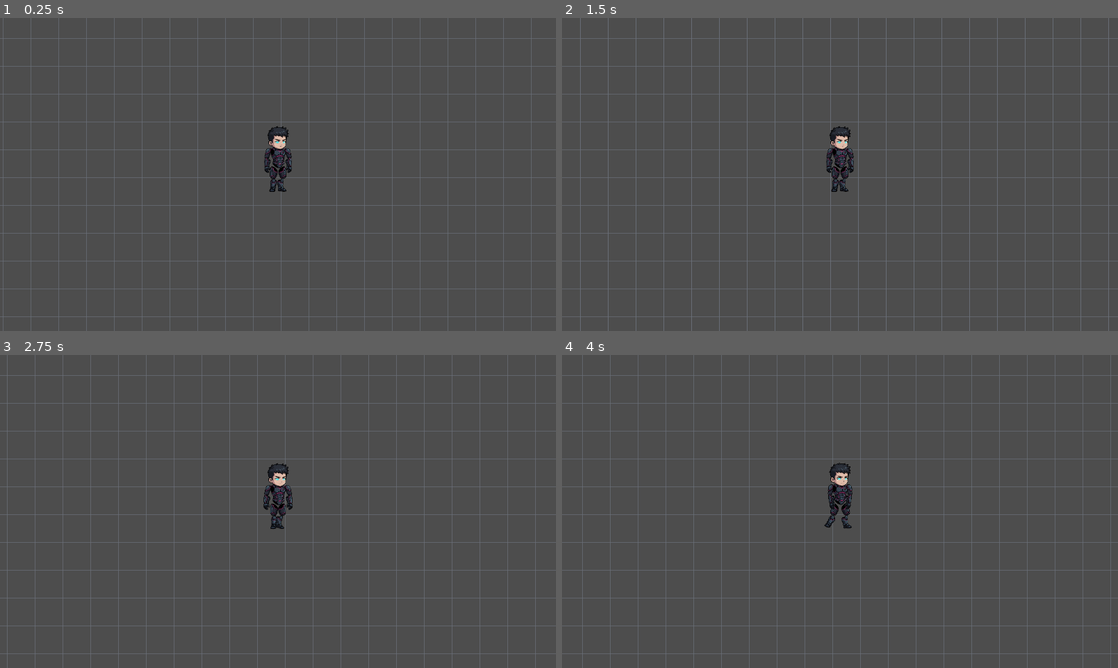
Above: before the commit, frames 1-4 (two rows, left to right).
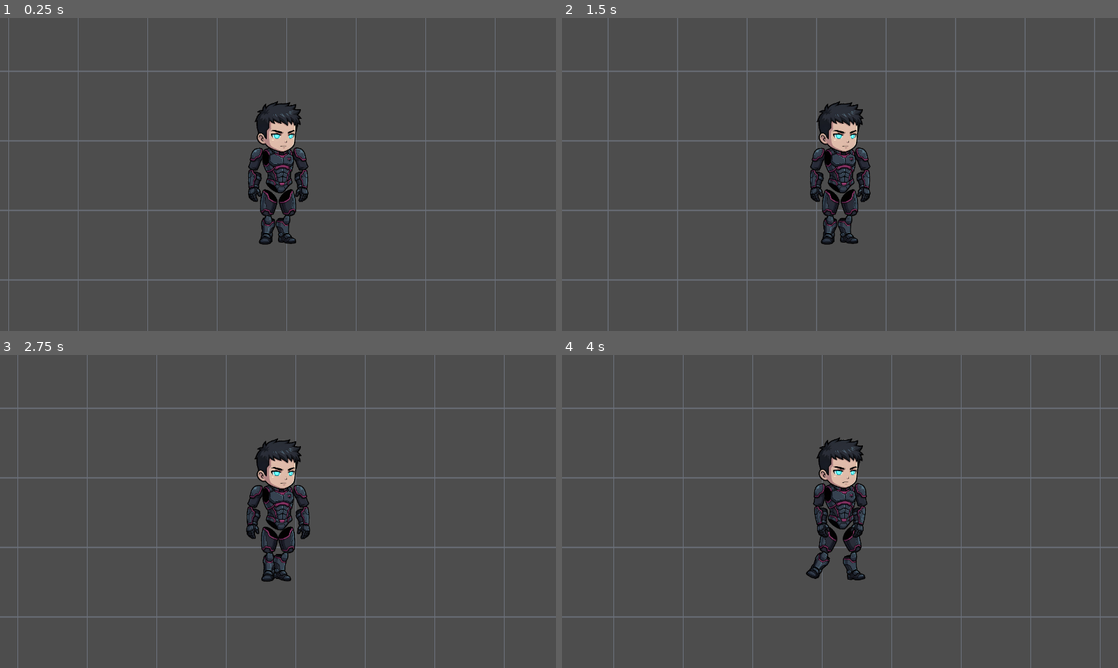
Above: after the commit, the same moments.

Repository: Poolchaos/vesper-reach-godot
Game: Godot game, scene res://scenes/test_scene.tscn
Same seed, same stepped clock (60 frames per second), same inputs: the game is played once before the commit and once after it.
Inputs (mouse positions are in pixels of both pictures, inside the frame that each line leads up to):
- Up to frame 1 (0.25 s): no input
- Up to frame 2 (1.5 s): tap Enter at 0.5 s; move the mouse to (962, 158) at 0.52 s; hold D (move_right) 0.53-1.25 s; hold Shift 0.53-1.25 s; click (962, 158) at 0.67 s; drag from (728, 190) to (812, 237) at 1.27 s
- Up to frame 3 (2.75 s): move the mouse to (333, 442) at 2.02 s; hold D (move_right) from 2.03 s (still down); tap Ctrl at 2.1 s
- Up to frame 4 (4 s): release D (move_right) at 2.75 s; drag from (812, 574) to (673, 464) at 2.77 s; move the mouse to (1006, 558) at 3.52 s; hold A (move_left) from 3.53 s (still down); tap Alt at 3.6 s

The runs differ from the first frame. In frame 1, 9.2% of the frame differs, in the area x 0-100%, y 0-100%; in frame 2, 8.3%; in frame 3, 9.2%; in frame 4, 9.1%.

Commit message:
fix(m2): correct joint alignment, zoom camera for tuning
- Recomputed every joint as part-center-minus-offset from the assembly preview
  that read correctly; fixes the ~10px gaps at shoulders/knees.
- Camera zoomed 2.5x (temporary) so alignment + limb bends are visible to tune.

Diff:
--- a/game/scenes/character_rig.tscn
+++ b/game/scenes/character_rig.tscn
@@ -49,7 +49,7 @@
 "times": PackedFloat32Array(0, 1.2, 2.4),
 "transitions": PackedFloat32Array(1, 1, 1),
 "update": 0,
-"values": [Vector2(-145, -631), Vector2(-145, -651), Vector2(-145, -631)]
+"values": [Vector2(-145, -641), Vector2(-145, -661), Vector2(-145, -641)]
 }
 tracks/3/type = "value"
 tracks/3/imported = false
@@ -61,7 +61,7 @@
 "times": PackedFloat32Array(0, 1.2, 2.4),
 "transitions": PackedFloat32Array(1, 1, 1),
 "update": 0,
-"values": [Vector2(145, -631), Vector2(145, -651), Vector2(145, -631)]
+"values": [Vector2(146, -641), Vector2(146, -661), Vector2(146, -641)]
 }
 tracks/4/type = "value"
 tracks/4/imported = false
@@ -197,7 +197,7 @@
 "times": PackedFloat32Array(0, 0.15, 0.3, 0.45, 0.6),
 "transitions": PackedFloat32Array(1, 1, 1, 1, 1),
 "update": 0,
-"values": [Vector2(-145, -631), Vector2(-145, -641), Vector2(-145, -631), Vector2(-145, -641), Vector2(-145, -631)]
+"values": [Vector2(-145, -641), Vector2(-145, -651), Vector2(-145, -641), Vector2(-145, -651), Vector2(-145, -641)]
 }
 tracks/3/type = "value"
 tracks/3/imported = false
@@ -209,7 +209,7 @@
 "times": PackedFloat32Array(0, 0.15, 0.3, 0.45, 0.6),
 "transitions": PackedFloat32Array(1, 1, 1, 1, 1),
 "update": 0,
-"values": [Vector2(145, -631), Vector2(145, -641), Vector2(145, -631), Vector2(145, -641), Vector2(145, -631)]
+"values": [Vector2(146, -641), Vector2(146, -651), Vector2(146, -641), Vector2(146, -651), Vector2(146, -641)]
 }
 tracks/4/type = "value"
 tracks/4/imported = false
@@ -290,58 +290,58 @@
 &"walk": SubResource("Animation_ospmc")
 }
 
-[node name="CharacterRig" type="Node2D" unique_id=788757135]
+[node name="CharacterRig" type="Node2D" unique_id=588277955]
 scale = Vector2(0.14, 0.14)
 script = ExtResource("1_ggvnm")
 
-[node name="ThighLeft" type="Sprite2D" parent="." unique_id=1048269626]
+[node name="ThighLeft" type="Sprite2D" parent="." unique_id=1841871923]
 position = Vector2(-61, -371)
 texture = ExtResource("2_8ahhj")
 offset = Vector2(0, 94)
 
-[node name="ShinLeft" type="Sprite2D" parent="ThighLeft" unique_id=1602218617]
-position = Vector2(-9, 176)
+[node name="ShinLeft" type="Sprite2D" parent="ThighLeft" unique_id=306906734]
+position = Vector2(-10, 170)
 texture = ExtResource("3_m6q61")
 offset = Vector2(0, 100)
 
-[node name="ThighRight" type="Sprite2D" parent="." unique_id=75646816]
+[node name="ThighRight" type="Sprite2D" parent="." unique_id=630392557]
 position = Vector2(62, -371)
 texture = ExtResource("4_c1uqr")
 offset = Vector2(0, 93)
 
-[node name="ShinRight" type="Sprite2D" parent="ThighRight" unique_id=141268923]
-position = Vector2(-10, 174)
+[node name="ShinRight" type="Sprite2D" parent="ThighRight" unique_id=1924142057]
+position = Vector2(-10, 168)
 texture = ExtResource("5_1l3yo")
 offset = Vector2(0, 99)
 
-[node name="UpperArmLeft" type="Sprite2D" parent="." unique_id=814157840]
-position = Vector2(-145, -631)
+[node name="UpperArmLeft" type="Sprite2D" parent="." unique_id=1909680206]
+position = Vector2(-145, -641)
 texture = ExtResource("6_p7ucn")
 offset = Vector2(0, 80)
 
-[node name="ForearmLeft" type="Sprite2D" parent="UpperArmLeft" unique_id=659870258]
-position = Vector2(-5, 138)
+[node name="ForearmLeft" type="Sprite2D" parent="UpperArmLeft" unique_id=1126697830]
+position = Vector2(-6, 140)
 texture = ExtResource("7_boeah")
 offset = Vector2(0, 113)
 
-[node name="UpperArmRight" type="Sprite2D" parent="." unique_id=527960961]
-position = Vector2(145, -631)
+[node name="UpperArmRight" type="Sprite2D" parent="." unique_id=342238336]
+position = Vector2(146, -641)
 texture = ExtResource("8_fvh67")
 offset = Vector2(0, 80)
 
-[node name="ForearmRight" type="Sprite2D" parent="UpperArmRight" unique_id=1908217326]
-position = Vector2(5, 138)
+[node name="ForearmRight" type="Sprite2D" parent="UpperArmRight" unique_id=796610679]
+position = Vector2(5, 140)
 texture = ExtResource("9_3nxt1")
 offset = Vector2(0, 113)
 
-[node name="Torso" type="Sprite2D" parent="." unique_id=1008115343]
+[node name="Torso" type="Sprite2D" parent="." unique_id=1731652523]
 position = Vector2(0, -502)
 texture = ExtResource("10_iuy35")
 
-[node name="Head" type="Sprite2D" parent="." unique_id=890165871]
+[node name="Head" type="Sprite2D" parent="." unique_id=1438292898]
 position = Vector2(0, -601)
 texture = ExtResource("11_u8060")
 offset = Vector2(0, -173)
 
-[node name="AnimationPlayer" type="AnimationPlayer" parent="." unique_id=233895416]
+[node name="AnimationPlayer" type="AnimationPlayer" parent="." unique_id=828842843]
 libraries/ = SubResource("AnimationLibrary_0leuh")
--- a/game/scenes/player.tscn
+++ b/game/scenes/player.tscn
@@ -1,20 +1,23 @@
 [gd_scene format=3]
 
-[ext_resource type="Script" path="res://scripts/player.gd" id="1_g2els"]
-[ext_resource type="PackedScene" path="res://scenes/character_rig.tscn" id="2_qhqgy"]
+[ext_resource type="Script" path="res://scripts/player.gd" id="1_qhqgy"]
+[ext_resource type="PackedScene" path="res://scenes/character_rig.tscn" id="2_dqkch"]
+[ext_resource type="Script" path="res://scripts/character_rig.gd" id="3_qlg0r"]
 
-[sub_resource type="RectangleShape2D" id="RectangleShape2D_dqkch"]
-size = Vector2(34, 70)
+[sub_resource type="RectangleShape2D" id="RectangleShape2D_tuyoq"]
+size = Vector2(40, 100)
 
-[node name="Player" type="CharacterBody2D" unique_id=1707418726]
-script = ExtResource("1_g2els")
+[node name="Player" type="CharacterBody2D" unique_id=489481248]
+script = ExtResource("1_qhqgy")
 
-[node name="CollisionShape2D" type="CollisionShape2D" parent="." unique_id=1917936123]
-position = Vector2(0, -35)
-shape = SubResource("RectangleShape2D_dqkch")
+[node name="CollisionShape2D" type="CollisionShape2D" parent="." unique_id=1471835305]
+position = Vector2(0, -50)
+shape = SubResource("RectangleShape2D_tuyoq")
 
-[node name="Visual" type="Node2D" parent="." unique_id=1660423117 instance=ExtResource("2_qhqgy")]
-scale = Vector2(0.16, 0.16)
+[node name="Visual" type="Node2D" parent="." unique_id=588277955 instance=ExtResource("2_dqkch")]
+scale = Vector2(0.14, 0.14)
+script = ExtResource("3_qlg0r")
 
-[node name="Camera2D" type="Camera2D" parent="." unique_id=1141892898]
-position = Vector2(0, -40)
+[node name="Camera2D" type="Camera2D" parent="." unique_id=1783993209]
+position = Vector2(0, -65)
+zoom = Vector2(2.5, 2.5)
